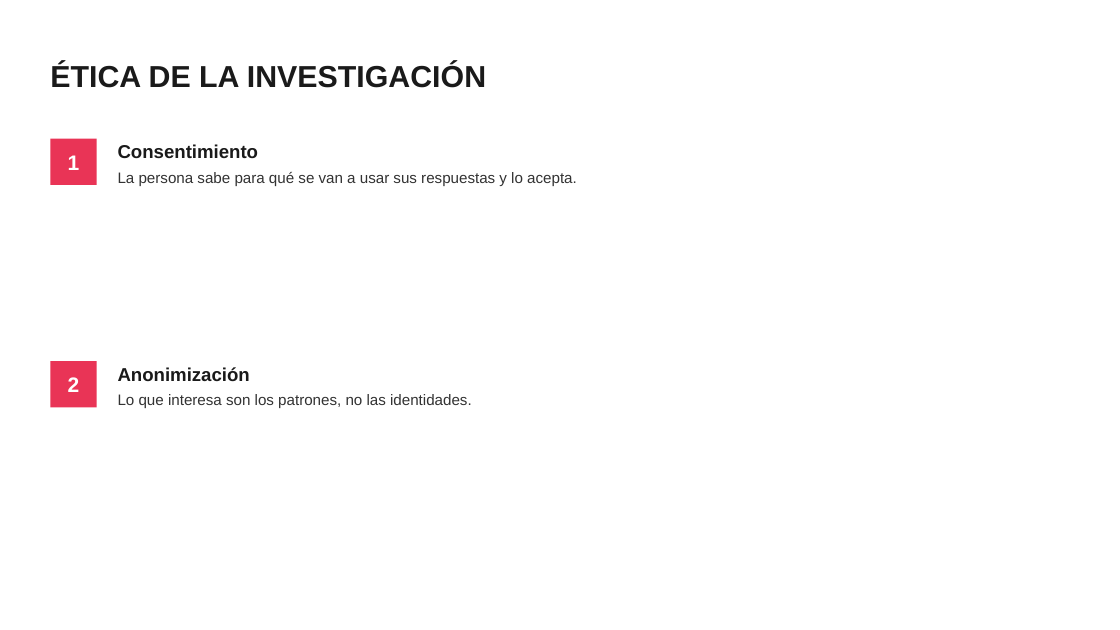
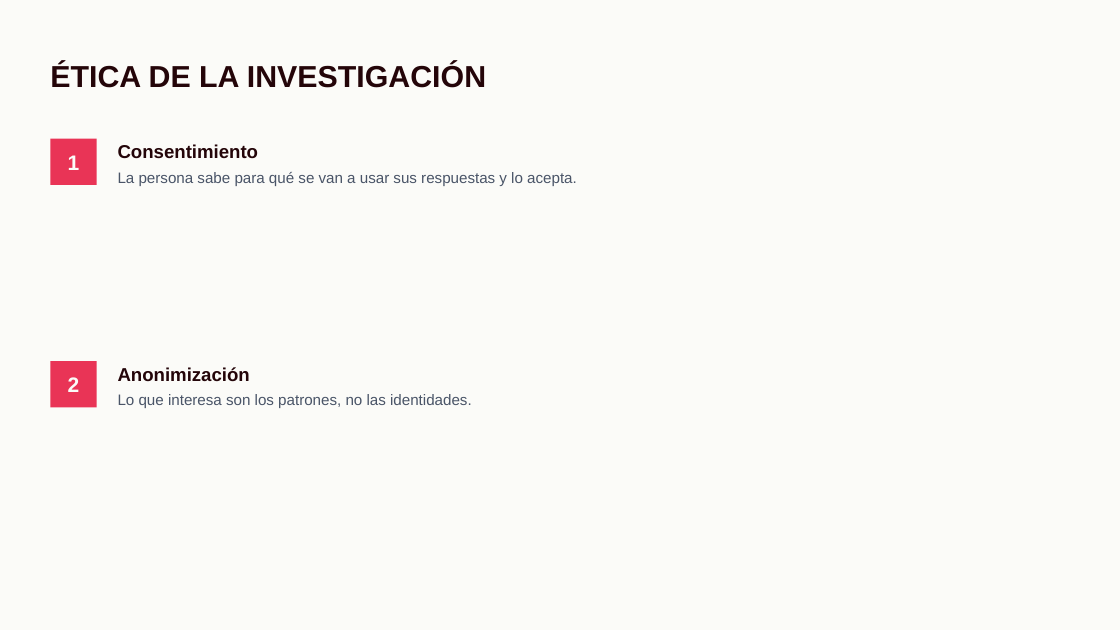
Before and after one commit to envasador/diseno-interfaces-web, a slide deck: slide 3 of docs/orbitas/orbita1/slides/pptx/orbita1_03_como_se_construye_una_persona.pptx. Drawn at 1120x630 pixels with LibreOffice and Linux fonts; fonts in the diff are those of the drawing. Boxes give left, top, right and bottom in pixels: in the first picture for what was removed or moved away, otherwise in the second. Text is boxed around its words. In the diff, an @@ line names an element or a change of style, - is before the commit and + after.

```diff
--- a/docs/orbitas/orbita1/slides/pptx/orbita1_03_como_se_construye_una_persona.pptx
+++ b/docs/orbitas/orbita1/slides/pptx/orbita1_03_como_se_construye_una_persona.pptx
@@ background #FFFFFF to #FBFBF8 @@
@@ text "La persona sabe para qué ..." at (118, 172, 577, 186): text colour #333333 to #4A5568 @@
@@ text colour #1A1A1A to #240509 in 3 elements at (50, 63, 486, 88), (118, 144, 259, 159), (118, 367, 250, 382) @@
@@ text "Lo que interesa son los ..." at (118, 394, 472, 408): text colour #333333 to #4A5568 @@
```
Also in this commit, not shown: 4 other slides changed, 24 other files.
